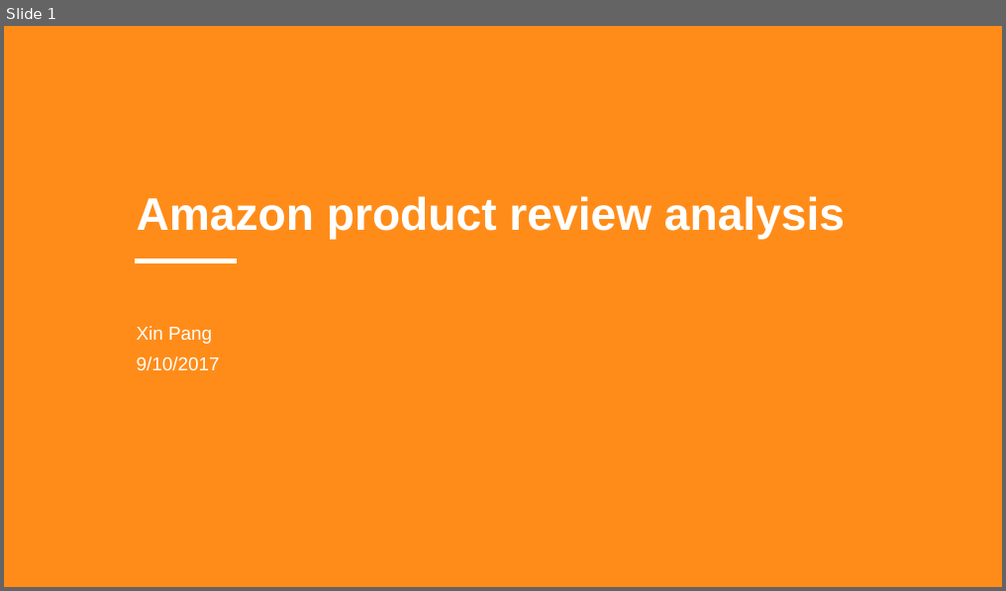
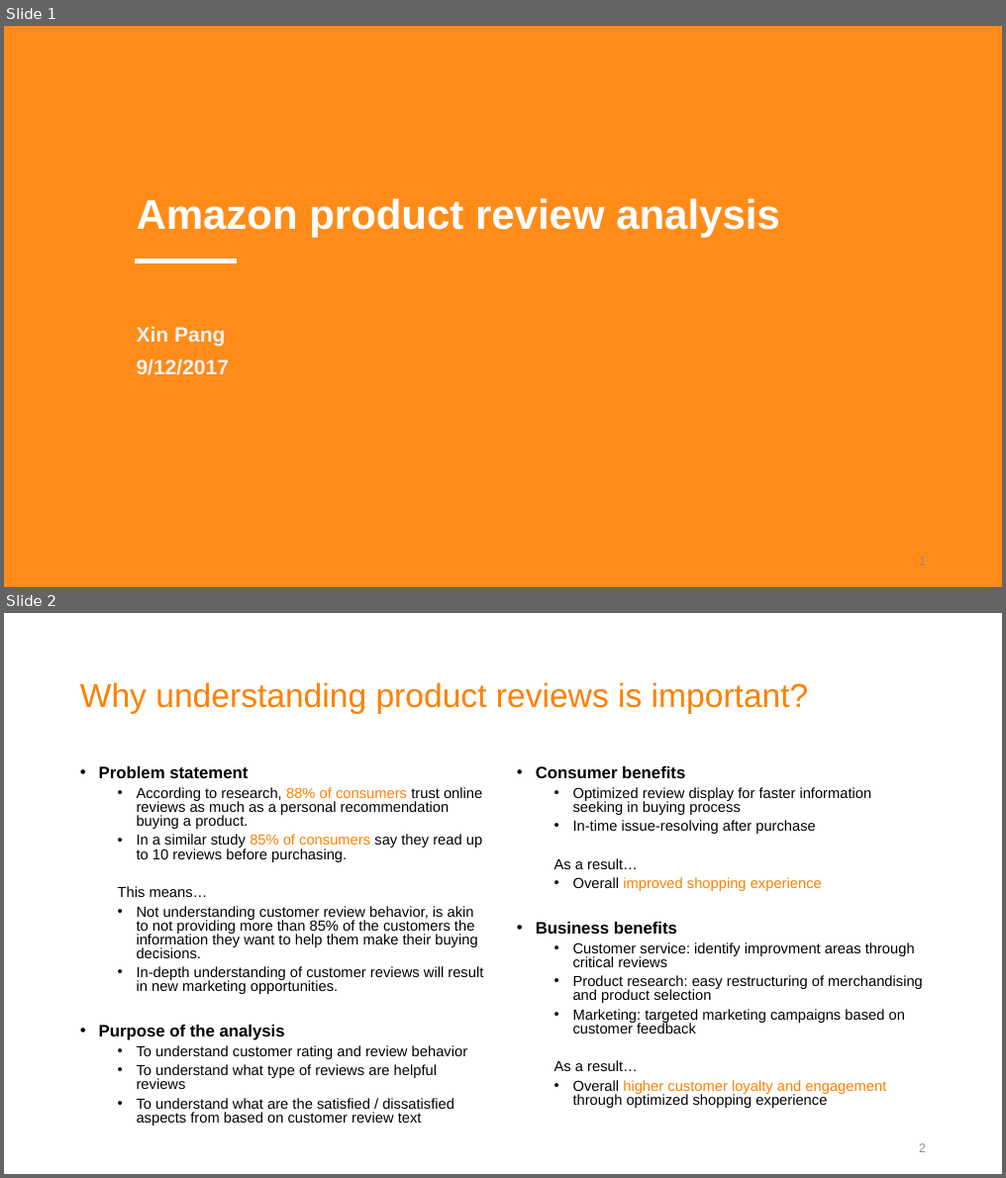
Before and after one commit to joyceXD/product-review, a slide deck: presentation/Product review analysis.pptx. Shown one above the other, each under a label of ours: slide 1 before the commit, slides 1 and 2 after it. The pictures are 1006x591 and 1006x1178 pixels, drawn with LibreOffice and Linux fonts; fonts in the diff are those of the drawing. Boxes give left, top, right and bottom in pixels: in the first picture for what was removed or moved away, otherwise in the second. Text is boxed around its words. In the diff, an @@ line names an element or a change of style, - is before the commit and + after.

```diff
--- a/presentation/Product review analysis.pptx
+++ b/presentation/Product review analysis.pptx
@@ slide 2 added at [4, 613, 1002, 1174], background #FFFFFF @@
@@ title added at [80, 682, 809, 714], 32 pt, text #FF8000 @@
+Why understanding product reviews is important?
@@ text added at [99, 766, 483, 1126], 14 pt, text #000000 @@
+• Problem statement
+  • According to research, 88% of consumers trust online reviews as much as a personal recommendation buying a product.
+  • In a similar study 85% of consumers say they read up to 10 reviews before purchasing.
+  This means…
+  • Not understanding customer review behavior, is akin to not providing more than 85% of the customers the information they want to help them make their buying decisions.
+  • In-depth understanding of customer reviews will result in new marketing opportunities.
+• Purpose of the analysis
+  • To understand customer rating and review behavior
+  • To understand what type of reviews are helpful reviews
+  • To understand what are the satisfied / dissatisfied aspects from based on customer review text
@@ text added at [536, 766, 923, 1108], 14 pt, text #000000 @@
+• Consumer benefits
+  • Optimized review display for faster information seeking in buying process
+  • In-time issue-resolving after purchase
+  As a result…
+  • Overall improved shopping experience
+• Business benefits
+  • Customer service: identify improvment areas through critical reviews
+  • Product research: easy restructuring of merchandising and product selection
+  • Marketing: targeted marketing campaigns based on customer feedback
+  As a result…
+  • Overall higher customer loyalty and engagement through optimized shopping experience
@@ page number added at [919, 1144, 926, 1153], 12 pt, text #8C8C8C @@
+2
@@ slide 1 changed as well @@
@@ title "Amazon product review analysis" at [137, 198, 780, 237]: size 44 to 40 pt @@
@@ subtitle at [137, 326, 225, 347]: size 18 to 20 pt, text colour #FFFFFF to #F2F2F2, bold on in "Xin Pang" @@
@@ subtitle at [137, 359, 229, 375]: text changed; size 18 to 20 pt; text colour #FFFFFF to #F2F2F2; bold on @@
-9/10/2017
+9/12/2017
@@ page number added at [919, 557, 926, 566], 12 pt, text #8C8C8C @@
+1
```
Also in this commit, not shown: 4 other slides changed, 7 other slides added, 2 slides removed, 10 other files.
